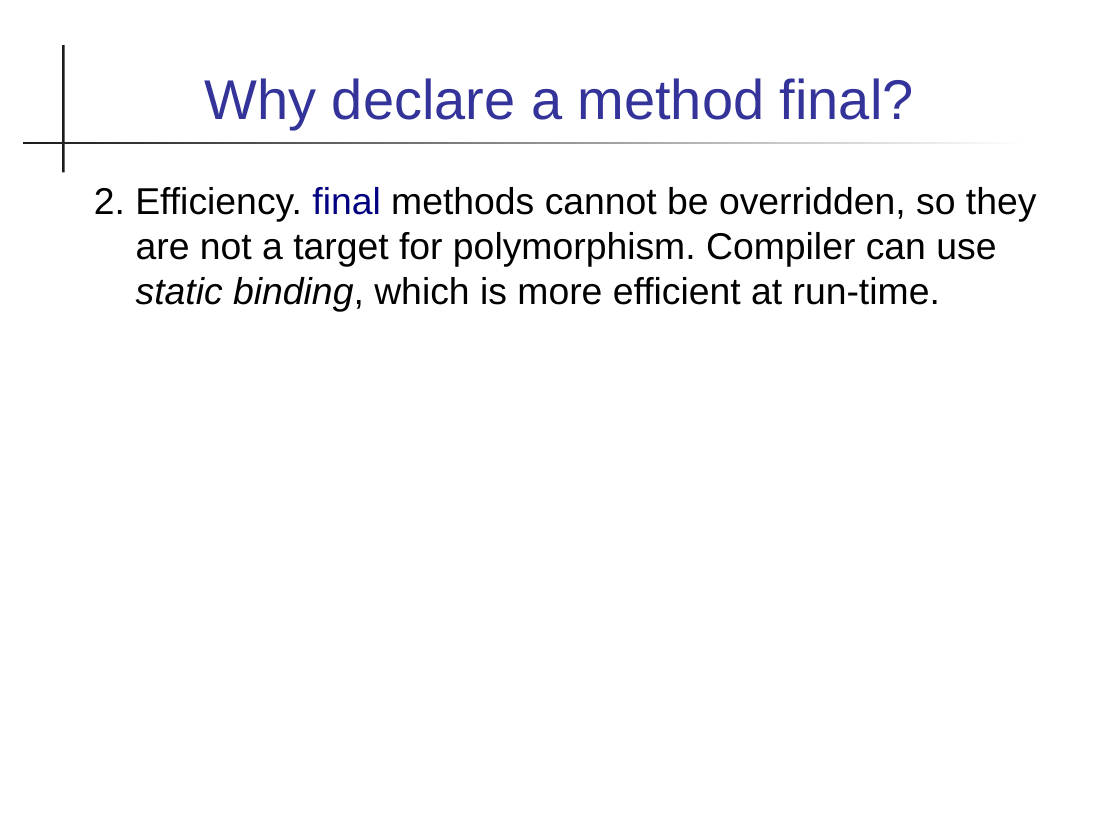
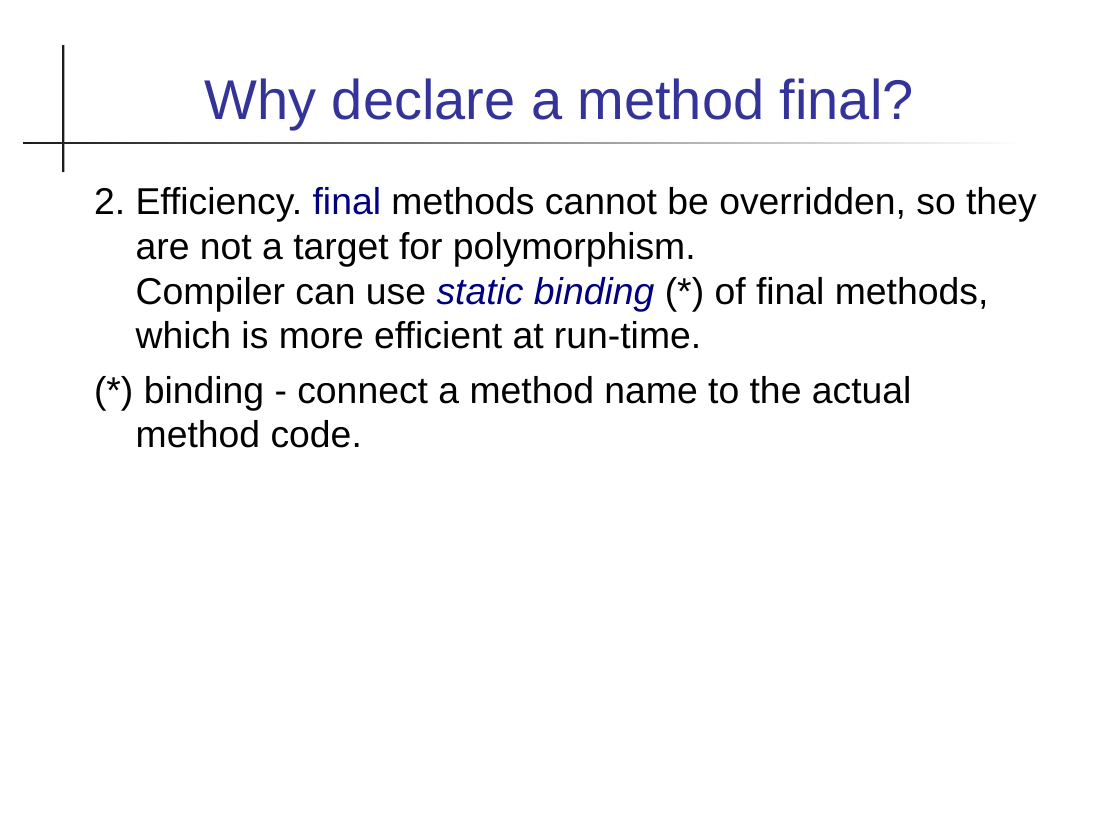
Before and after one commit to skeoop/skeoop.github.io, a slide deck: slide 10 of week5/Final-modifier.ppt. Drawn at 1120x840 pixels with LibreOffice and Linux fonts; fonts in the diff are those of the drawing. Boxes give left, top, right and bottom in pixels: in the first picture for what was removed or moved away, otherwise in the second. Text is boxed around its words. In the diff, an @@ line names an element or a change of style, - is before the commit and + after.

```diff
--- a/week5/Final-modifier.ppt
+++ b/week5/Final-modifier.ppt
@@ text at <box>94,187,1037,448</box>: text changed @@
-2. Efficiency. final methods cannot be overridden, so they are not a target for polymorphism. Compiler can use static binding, which is more efficient at run-time.
+2. Efficiency. final methods cannot be overridden, so they are not a target for polymorphism.
+Compiler can use static binding (*) of final methods, which is more efficient at run-time.
+(*) binding - connect a method name to the actual method code.
```
Also in this commit, not shown: 4 other slides changed, 6 other files.
